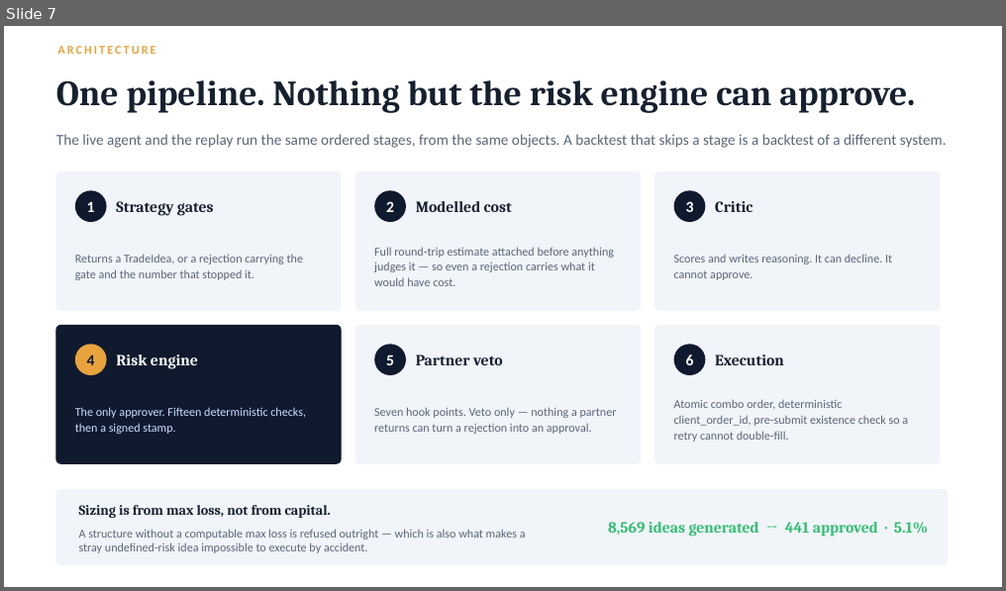
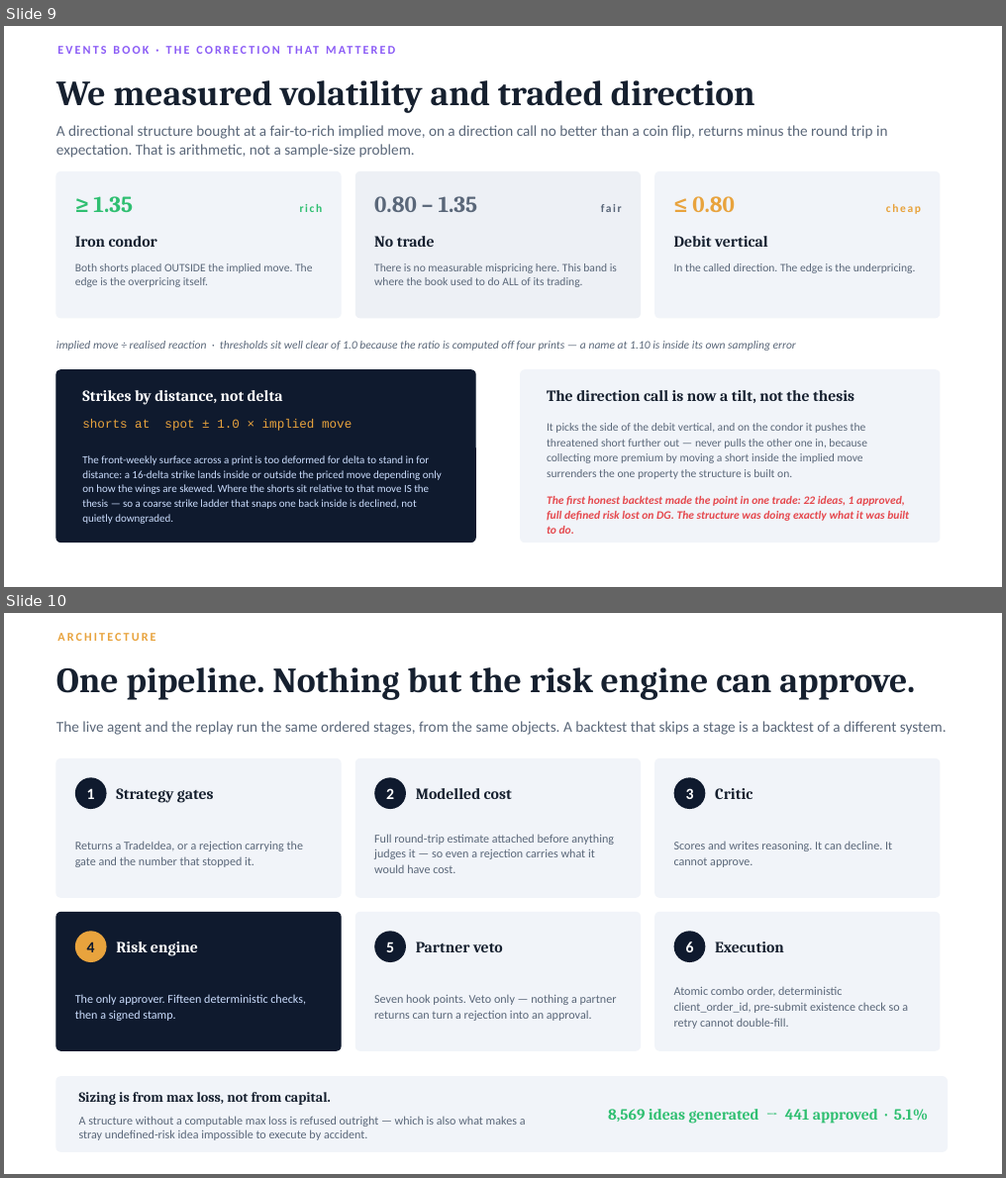
Before and after one commit to hivan04/alpaca-hackathon, a slide deck: docs/options-agent-strategy.pptx. Shown one above the other, each under a label of ours: slide 7 before the commit, slides 9 and 10 after it. The pictures are 1006x591 and 1006x1178 pixels, drawn with LibreOffice and Linux fonts; fonts in the diff are those of the drawing. Boxes give left, top, right and bottom in pixels: in the first picture for what was removed or moved away, otherwise in the second. Text is boxed around its words. In the diff, an @@ line names an element or a change of style, - is before the commit and + after.

Commit message:
events safety-net change

```diff
--- a/docs/options-agent-strategy.pptx
+++ b/docs/options-agent-strategy.pptx
@@ slide 9 added at bbox=[4, 26, 1002, 587], background #FFFFFF @@
@@ text added at bbox=[56, 80, 755, 113], 34 pt, text #16202F, bold @@
+We measured volatility and traded direction
@@ text added at bbox=[56, 125, 888, 158], 14.5 pt, text #5A6779 @@
+A directional structure bought at a fair-to-rich implied move, on a direction call no better than a coin flip, returns minus the round trip in expectation. That is arithmetic, not a sample-size problem.
@@ text added at bbox=[136, 125, 808, 155], 11.5 pt, text #8B5CF6, bold @@
+EVENTS BOOK · THE CORRECTION THAT MATTERED
@@ rounded rectangle added at bbox=[56, 172, 341, 318], fill #F1F4F9, outline #F1F4F9 1 pt @@
@@ rounded rectangle added at bbox=[355, 172, 641, 318], fill #EDF0F5, outline #EDF0F5 1 pt @@
@@ rounded rectangle added at bbox=[655, 172, 940, 318], fill #F1F4F9, outline #F1F4F9 1 pt @@
@@ text added at bbox=[93, 196, 133, 212], 22 pt, text #2FBF71, bold @@
+≥ 1.35
@@ text added at bbox=[374, 196, 478, 212], 22 pt, text #5A6779, bold @@
+0.80 – 1.35
@@ text added at bbox=[692, 196, 735, 212], 22 pt, text #E8A33D, bold @@
+≤ 0.80
@@ text added at bbox=[300, 204, 323, 212], 11 pt, text #2FBF71, bold @@
+rich
@@ text added at bbox=[601, 204, 622, 212], 11 pt, text #5A6779, bold @@
+fair
@@ text added at bbox=[886, 204, 921, 214], 11 pt, text #E8A33D, bold @@
+cheap
@@ text added at bbox=[75, 236, 157, 247], 15 pt, text #16202F, bold @@
+Iron condor
@@ text added at bbox=[374, 236, 435, 247], 15 pt, text #16202F, bold @@
+No trade
@@ text added at bbox=[674, 236, 768, 247], 15 pt, text #16202F, bold @@
+Debit vertical
@@ text added at bbox=[75, 264, 312, 287], 11 pt, text #5A6779 @@
+Both shorts placed OUTSIDE the implied move. The edge is the overpricing itself.
@@ text added at bbox=[374, 264, 617, 287], 11 pt, text #5A6779 @@
+There is no measurable mispricing here. This band is where the book used to do ALL of its trading.
@@ text added at bbox=[674, 264, 916, 274], 11 pt, text #5A6779 @@
+In the called direction. The edge is the underpricing.
@@ text added at bbox=[56, 341, 796, 351], 11 pt, text #5A6779, italic @@
+implied move ÷ realised reaction · thresholds sit well clear of 1.0 because the ratio is computed off four prints — a name at 1.10 is inside its own sampling error
@@ rounded rectangle added at bbox=[56, 371, 475, 543], fill #0F1A2E, outline #0F1A2E 1 pt @@
@@ rounded rectangle added at bbox=[521, 371, 940, 543], fill #F1F4F9, outline #F1F4F9 1 pt @@
@@ text added at bbox=[82, 390, 283, 405], 15 pt, text #FFFFFF, bold @@
+Strikes by distance, not delta
@@ text added at bbox=[547, 390, 854, 403], 15 pt, text #16202F, bold @@
+The direction call is now a tilt, not the thesis
@@ text added at bbox=[82, 419, 351, 431], 12 pt, text #E8A33D @@
+shorts at spot ± 1.0 × implied move
@@ text added at bbox=[547, 423, 867, 479], 11 pt, text #5A6779 @@
+It picks the side of the debit vertical, and on the condor it pushes the threatened short further out — never pulls the other one in, because collecting more premium by moving a short inside the implied move surrenders the one property the structure is built on.
@@ text added at bbox=[82, 456, 442, 524], 10.5 pt, text #CADCFC @@
+The front-weekly surface across a print is too deformed for delta to stand in for distance: a 16-delta strike lands inside or outside the priced move depending only on how the wings are skewed. Where the shorts sit relative to that move IS the thesis — so a coarse strike ladder that snaps one back inside is declined, not quietly downgraded.
@@ text added at bbox=[547, 496, 909, 534], 11 pt, text #E5484D, bold, italic @@
+The first honest backtest made the point in one trade: 22 ideas, 1 approved, full defined risk lost on DG. The structure was doing exactly what it was built to do.
@@ what was slide 7 is now slide 10 @@
```
Also in this commit, not shown: 6 slides changed, 3 other slides added, 18 other files.
